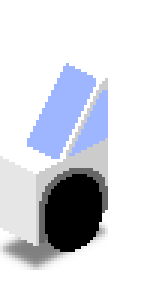
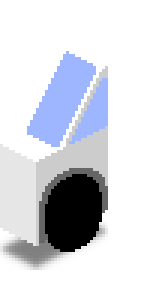
Layer changes from the first 144 × 288 image to the second:
painted on "Beam dark" over [66, 66, 108, 156]
painted on "Beam" over [57, 66, 102, 162]
painted on "Cover" over [3, 132, 57, 174]
painted on "Glass" over [27, 51, 108, 162]
painted on "Roof" over [69, 54, 105, 81]
painted on "Side" over [36, 126, 108, 174]
painted on "Front" over [0, 144, 36, 174]
